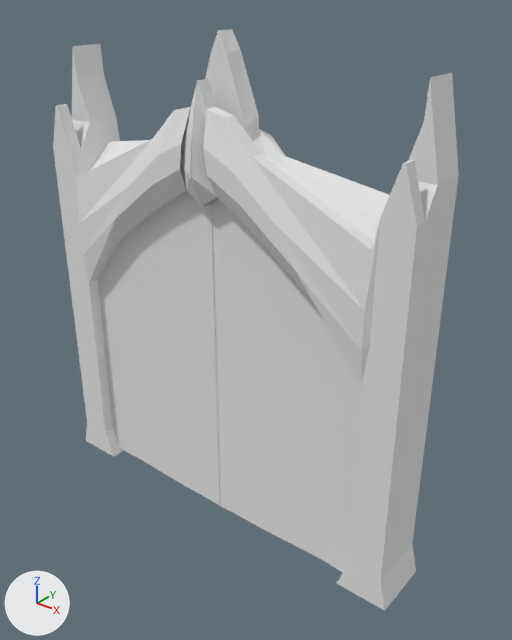
One commit to the Blender file Project/design/Assets/DoubleDoor/doubleDoor.blend: the scene before it, then after it.
One viewpoint serves both versions: a 50 mm camera at (13.43, -15.32, 10.27) aimed at (1.18, -0.01, 0.78). Lighting does not change. The marker at lower left points along +X, +Y and +Z.
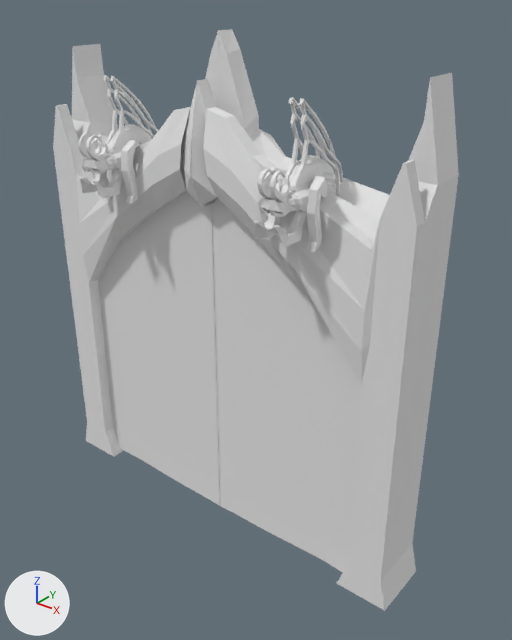
Pixel boxes (x1, y1, x2, y2) of what changed, in the pictures (512 x 640 px; the box of a moved part takes in the faces that stretch with it):
'Cube', reshaped, moved, turned, rescaled: (53, 29, 459, 611) in both
part 1 of me_cube, moved or reshaped: (254, 158, 363, 342) in both
part 2 of me_cube, moved or reshaped: (53, 29, 230, 506) in both
part 3 of me_cube, added: after (78, 75, 151, 195)
part 4 of me_cube, added: after (86, 76, 159, 204)
part 5 of me_cube, added: after (254, 97, 326, 240)
part 6 of me_cube, added: after (267, 98, 343, 252)

Patch to the scene script:
```diff
--- a/Project/design/Assets/DoubleDoor/doubleDoor.blend.py
+++ b/Project/design/Assets/DoubleDoor/doubleDoor.blend.py
@@ me_cube @@
 # used by ob_cube; location = (0.0, 0.0, 0.0)
-me_cube.from_pydata(...)  # 368 vertices, 346 faces; spans x -6.9..6.9, y -1.4..1.0, z -6.7..9.0
+me_cube.from_pydata(...)  # 2536 vertices, 2506 faces; spans x -17.2..6.4, y -1.9..4.1, z -21.6..5.3
+# me_cube part 1: the loose piece of 184 vertices spanning x 0.0..6.9, y -1.4..1.0, z -6.7..9.0 is turned 179.9 degrees about the z axis through its middle and scaled by 1.72, then moved by (-14.7, 0.4, -9.3)
+# me_cube part 2: the loose piece of 184 vertices spanning x -6.9..0.0, y -1.4..1.0, z -6.7..9.0 is turned 179.9 degrees about the z axis through its middle and scaled by 1.72, then moved by (3.9, 0.4, -9.3)
+# me_cube part 3: a new loose piece of 542 vertices spanning x 0.0..1.5, y -1.1..4.1, z -3.1..3.2
+# me_cube part 4: a new loose piece of 542 vertices spanning x -1.5..0.0, y -1.1..4.1, z -3.1..3.2
+# me_cube part 5: a new loose piece of 542 vertices spanning x -11.3..-9.8, y -1.1..4.1, z -3.1..3.2
+# me_cube part 6: a new loose piece of 542 vertices spanning x -12.8..-11.3, y -1.1..4.1, z -3.1..3.2
 me_cube.materials.append(mat_material)
@@ ob_cube @@
 ob_cube = bpy.data.objects.new('Cube', me_cube)
-ob_cube.location = (0.0, 0.0, 0.0)
+ob_cube.location = (-3.14, -0.1, 5.87)
+ob_cube.rotation_euler = (0.0, 0.0, 3.143)  # degrees (0, 0, 180)
+ob_cube.scale = (0.583, 0.583, 0.583)
```
